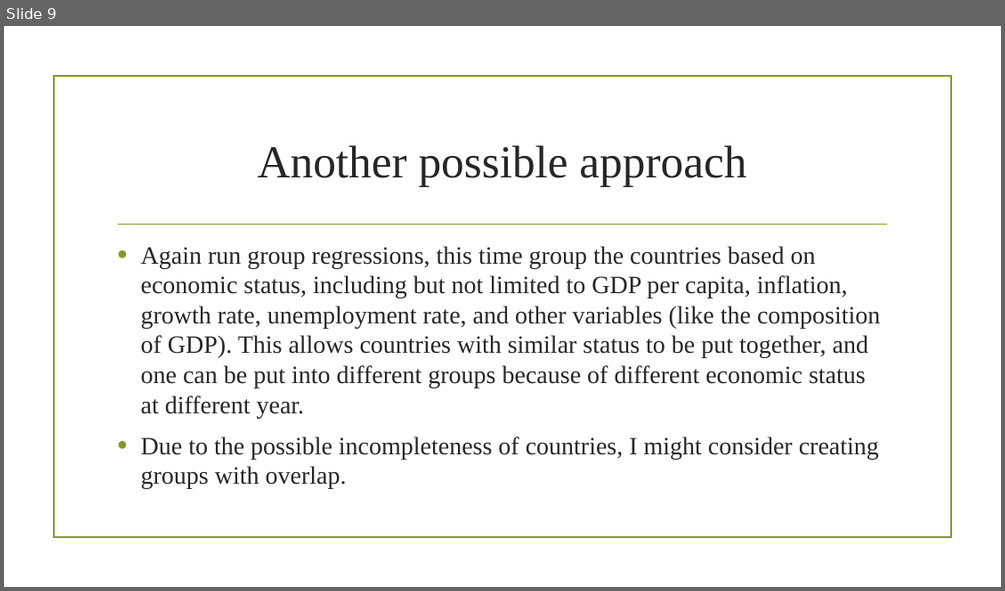
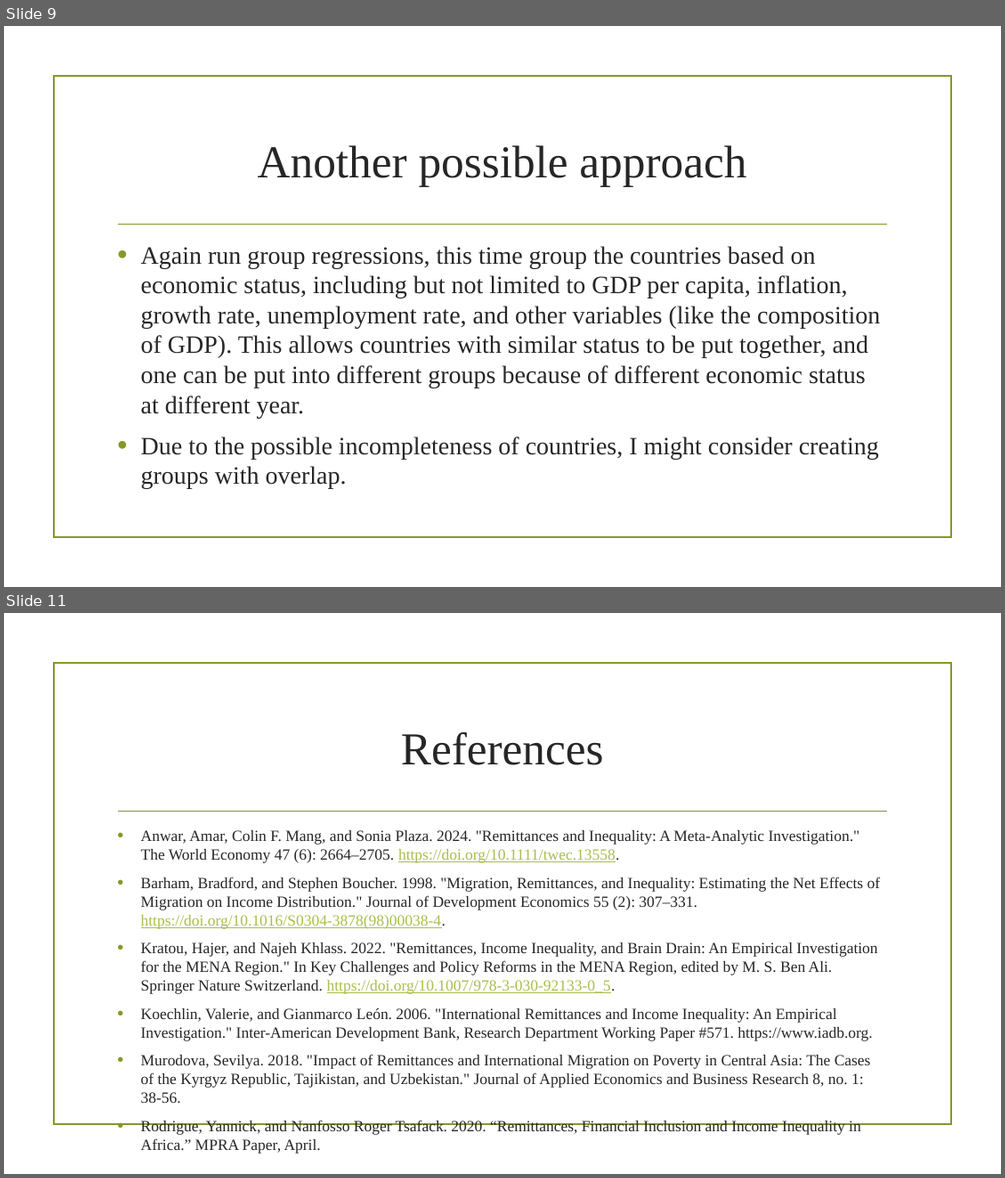
Before and after one commit to HYL7/ECON456-Thesis-Heyang_Liu, a slide deck: presentations/Topic Proposal Presentation.pptx. Shown one above the other, each under a label of ours: slide 9 before the commit, slides 9 and 11 after it; the slides between them are not shown. The pictures are 1005x591 and 1005x1178 pixels, drawn with LibreOffice and Linux fonts; fonts in the diff are those of the drawing; background and template pictures are left out. Boxes give left, top, right and bottom in pixels: in the first picture for what was removed or moved away, otherwise in the second. Text is boxed around its words. In the diff, an @@ line names an element or a change of style, - is before the commit and + after.

```diff
--- a/presentations/Topic Proposal Presentation.pptx
+++ b/presentations/Topic Proposal Presentation.pptx
@@ slide 11 added at bbox=[4, 613, 1001, 1174], background picture (left out); not listed: 2 template elements that a slide beside it also shows @@
@@ title added at bbox=[401, 732, 604, 765], 44 pt, text #262626 @@
+References
@@ text added at bbox=[141, 830, 881, 1103], 15 pt, text #262626 @@
+• Anwar, Amar, Colin F. Mang, and Sonia Plaza. 2024. "Remittances and Inequality: A Meta-Analytic Investigation." The World Economy 47 (6): 2664–2705. https://doi.org/10.1111/twec.13558.
+• Barham, Bradford, and Stephen Boucher. 1998. "Migration, Remittances, and Inequality: Estimating the Net Effects of Migration on Income Distribution." Journal of Development Economics 55 (2): 307–331. https://doi.org/10.1016/S0304-3878(98)00038-4.
+• Kratou, Hajer, and Najeh Khlass. 2022. "Remittances, Income Inequality, and Brain Drain: An Empirical Investigation for the MENA Region." In Key Challenges and Policy Reforms in the MENA Region, edited by M. S. Ben Ali. Springer Nature Switzerland. https://doi.org/10.1007/978-3-030-92133-0_5.
+• Koechlin, Valerie, and Gianmarco León. 2006. "International Remittances and Income Inequality: An Empirical Investigation." Inter-American Development Bank, Research Department Working Paper #571. https://www.iadb.org.‌
+• Murodova, Sevilya. 2018. "Impact of Remittances and International Migration on Poverty in Central Asia: The Cases of the Kyrgyz Republic, Tajikistan, and Uzbekistan." Journal of Applied Economics and Business Research 8, no. 1: 38-56.
+• Rodrigue, Yannick, and Nanfosso Roger Tsafack. 2020. “Remittances, Financial Inclusion and Income Inequality in Africa.” MPRA Paper, April.
```
Also in this commit, not shown: 4 slides changed, 1 other file.
